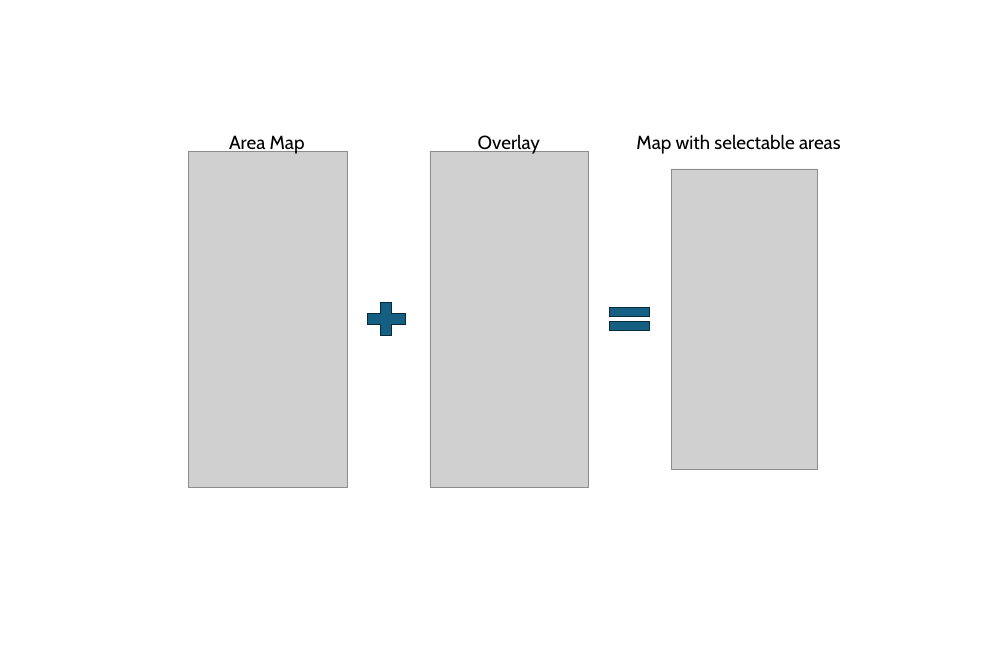
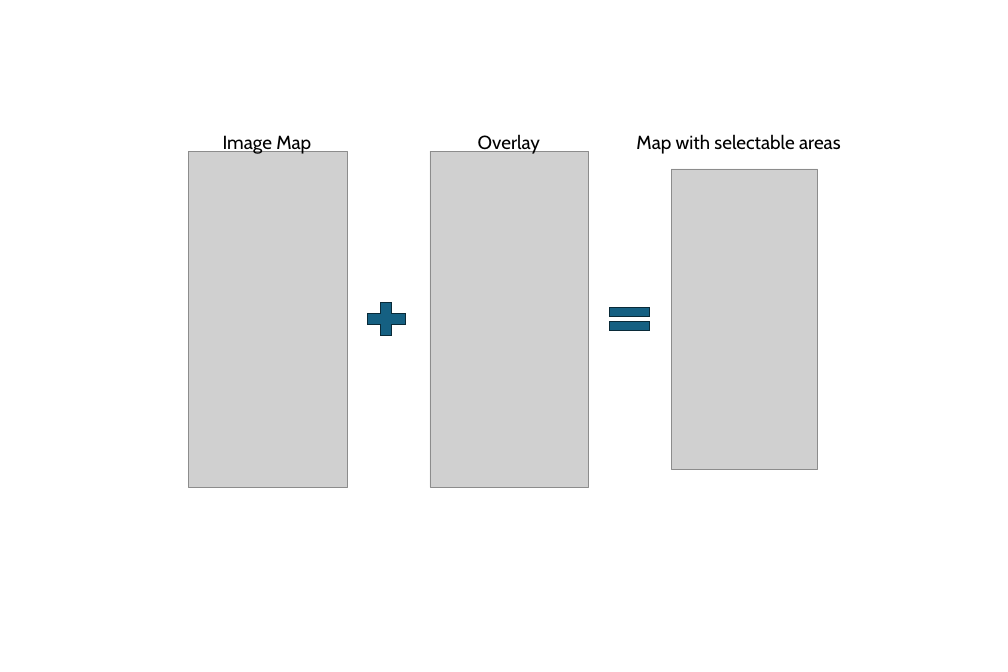
Before and after one commit to LabBench-Society/LabBench.Documentation, a slide deck: slide 2 of assets/images/Experitments_Procedures_General_Questionnaire.pptx. Drawn at 1008x672 pixels with LibreOffice and Linux fonts; fonts in the diff are those of the drawing; grey boxes stand for pictures. Boxes give left, top, right and bottom in pixels: in the first picture for what was removed or moved away, otherwise in the second. Text is boxed around its words. In the diff, an @@ line names an element or a change of style, - is before the commit and + after.

```diff
--- a/assets/images/Experitments_Procedures_General_Questionnaire.pptx
+++ b/assets/images/Experitments_Procedures_General_Questionnaire.pptx
@@ text at (223,135,311,154): text changed @@
-Area Map
+Image Map
```
Also in this commit, not shown: 3 other files.
